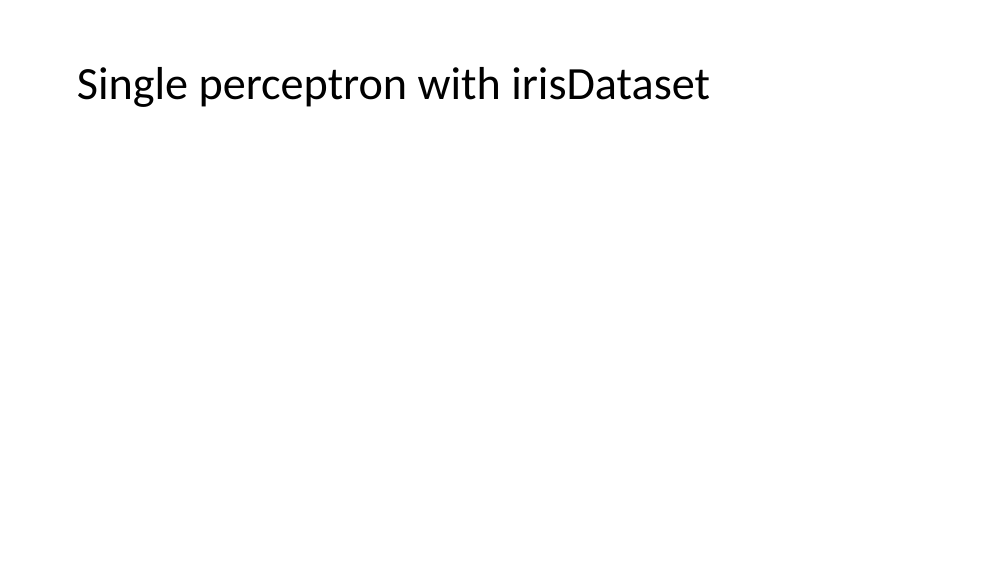
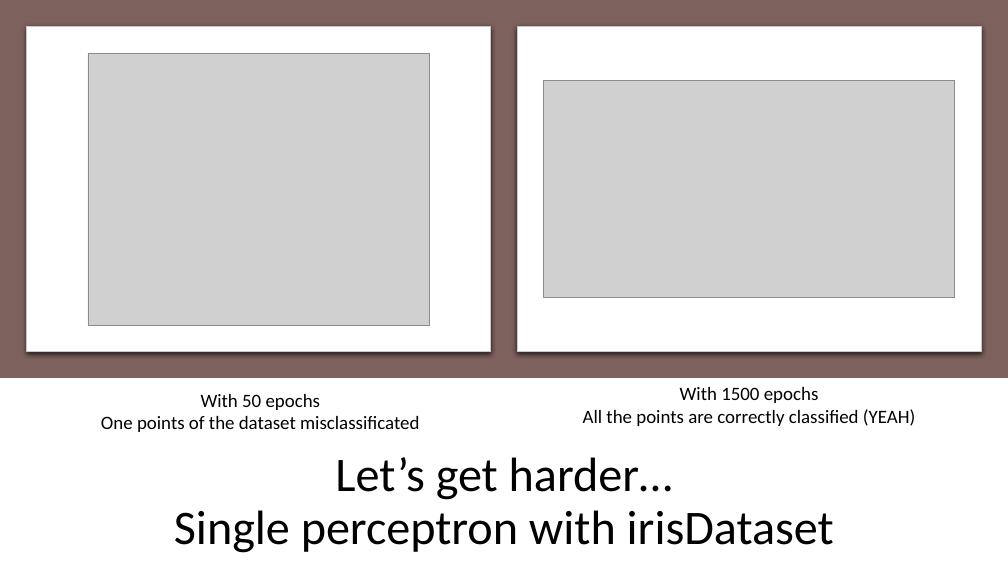
Before and after one commit to mpiffari/ReinforcementLearning2019, a slide deck: slide 27 of Presentation/SDU_SummerSchool_Presentation.pptx (slide 26 before the commit). Drawn at 1008x567 pixels with LibreOffice and Linux fonts; fonts in the diff are those of the drawing; grey boxes stand for pictures. Boxes give left, top, right and bottom in pixels: in the first picture for what was removed or moved away, otherwise in the second. Text is boxed around its words. In the diff, an @@ line names an element or a change of style, - is before the commit and + after.

```diff
--- a/Presentation/SDU_SummerSchool_Presentation.pptx
+++ b/Presentation/SDU_SummerSchool_Presentation.pptx
@@ rectangle added at (0, 0, 1008, 378), fill #7D615C @@
@@ rounded rectangle added at (26, 26, 491, 352), fill #FFFFFF, outline #C8CACA 0.75 pt @@
@@ rounded rectangle added at (517, 26, 982, 352), fill #FFFFFF, outline #C8CACA 0.75 pt @@
@@ picture added at (88, 53, 429, 325) @@
@@ picture added at (544, 81, 955, 298) @@
@@ text added at (583, 387, 915, 426), 18 pt, text #000000 @@
+With 1500 epochs
+All the points are correctly classified (YEAH)
@@ text added at (101, 394, 419, 432), 18 pt, text #000000 @@
+With 50 epochs
+One points of the dataset misclassificated
@@ title "Let’s get harder… Single perceptron ..." at (174, 457, 834, 553): vertical alignment middle to bottom @@
@@ title at (174, 457, 834, 553): text changed; size 44 to 45.9 pt @@
-Single perceptron with irisDataset
+Let’s get harder…
+Single perceptron with irisDataset
```
Also in this commit, not shown: 4 slides added, 10 other files.
